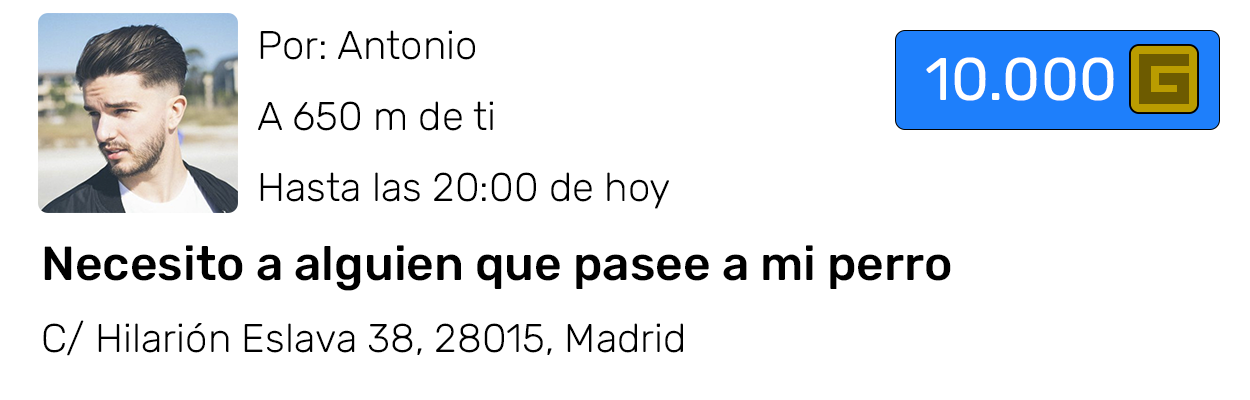
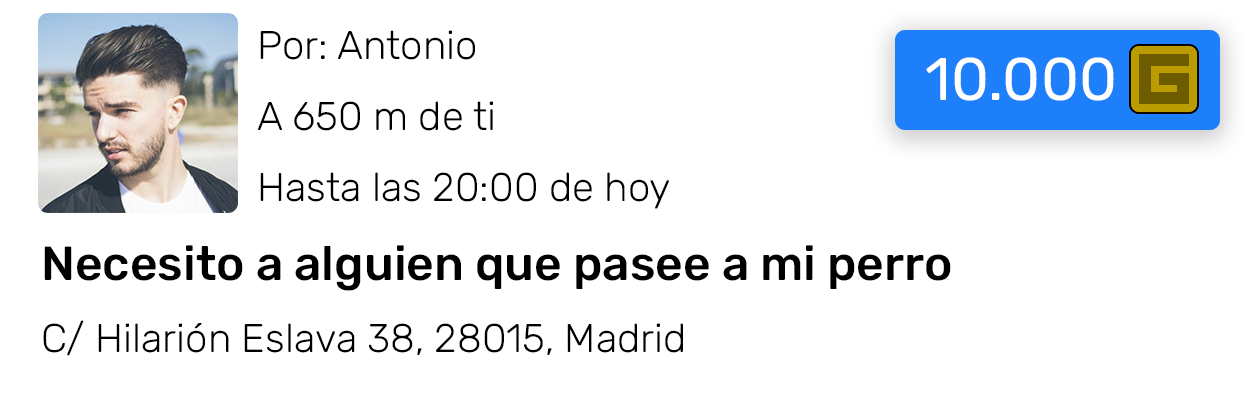
Comparing the layer stacks of the two w=1250, h=400 images. Changes:
painted on "Precio" over box(895, 30, 1220, 130)
